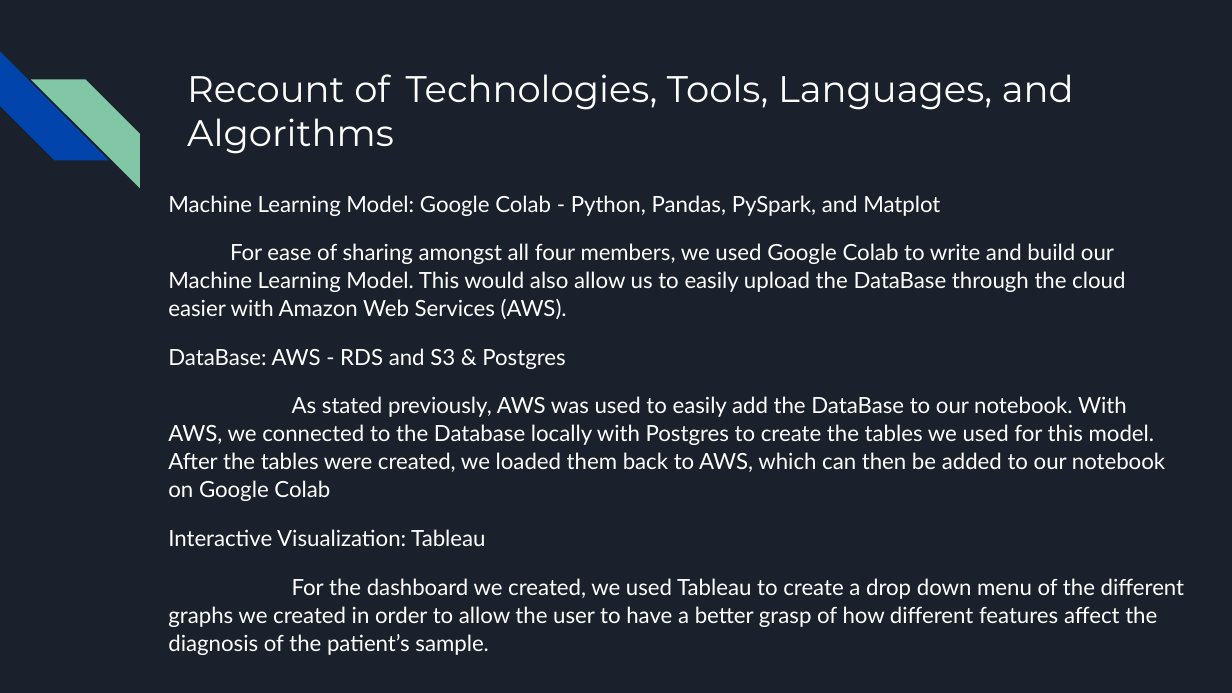
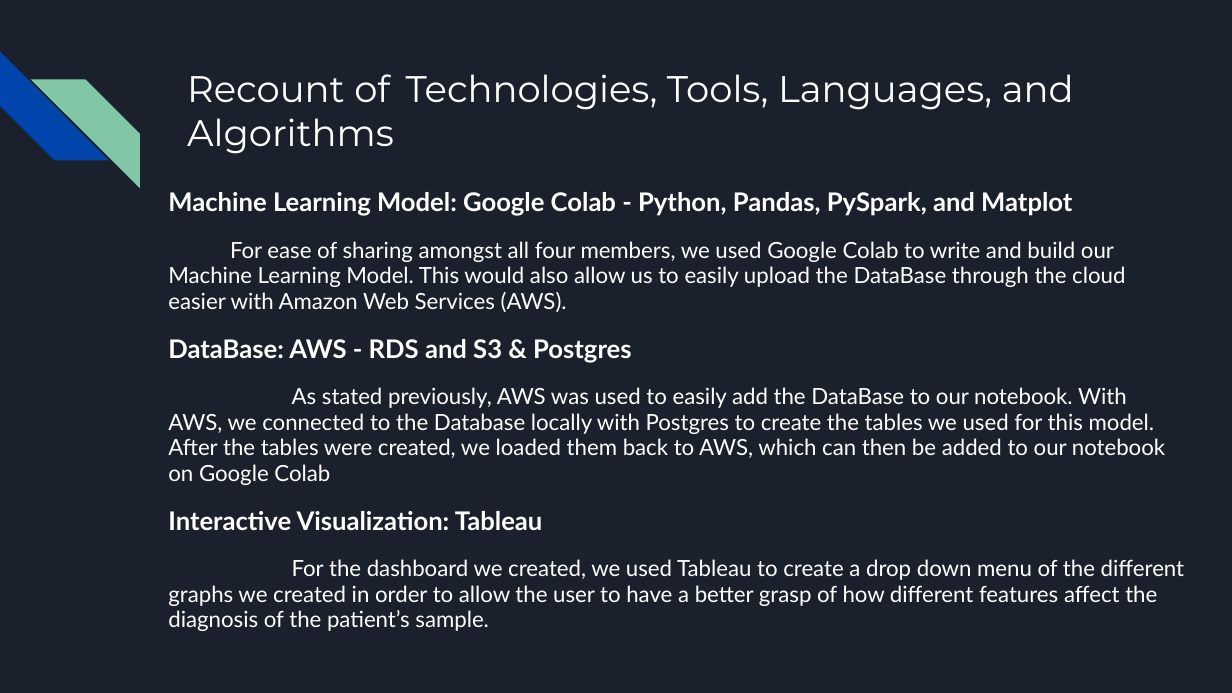
Before and after one commit to brojas12/Group_Project_4, a slide deck: slide 10 of Predicting the Presence of Cancer in Breast Cancer Cells.pptx. Drawn at 1232x693 pixels with LibreOffice and Linux fonts; fonts in the diff are those of the drawing. Boxes give left, top, right and bottom in pixels: in the first picture for what was removed or moved away, otherwise in the second. Text is boxed around its words. In the diff, an @@ line names an element or a change of style, - is before the commit and + after.

```diff
--- a/Predicting the Presence of Cancer in Breast Cancer Cells.pptx
+++ b/Predicting the Presence of Cancer in Breast Cancer Cells.pptx
@@ text "Machine Learning Model: Google Colab ..." at (x1=168, y1=192, x2=1184, y2=631): size 13 to 15 pt, bold on in "Machine Learning Model: Google Colab - Python, ...", "DataBase: AWS - RDS and S3 & ...", "Interactive Visualization: Tableau"; line spacing 1.05 to 0.95 @@
```
Also in this commit, not shown: 1 other slide changed.
